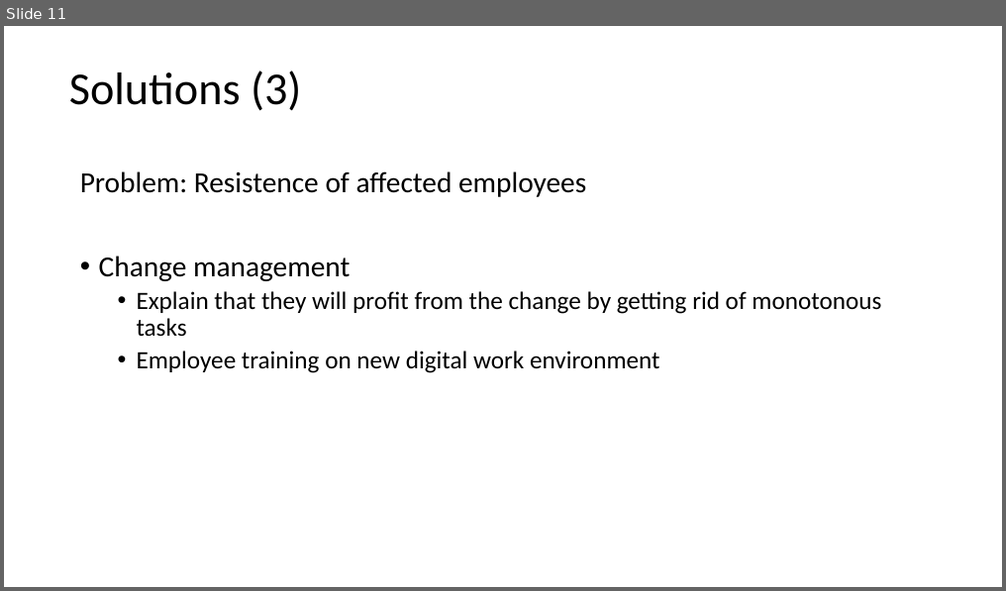
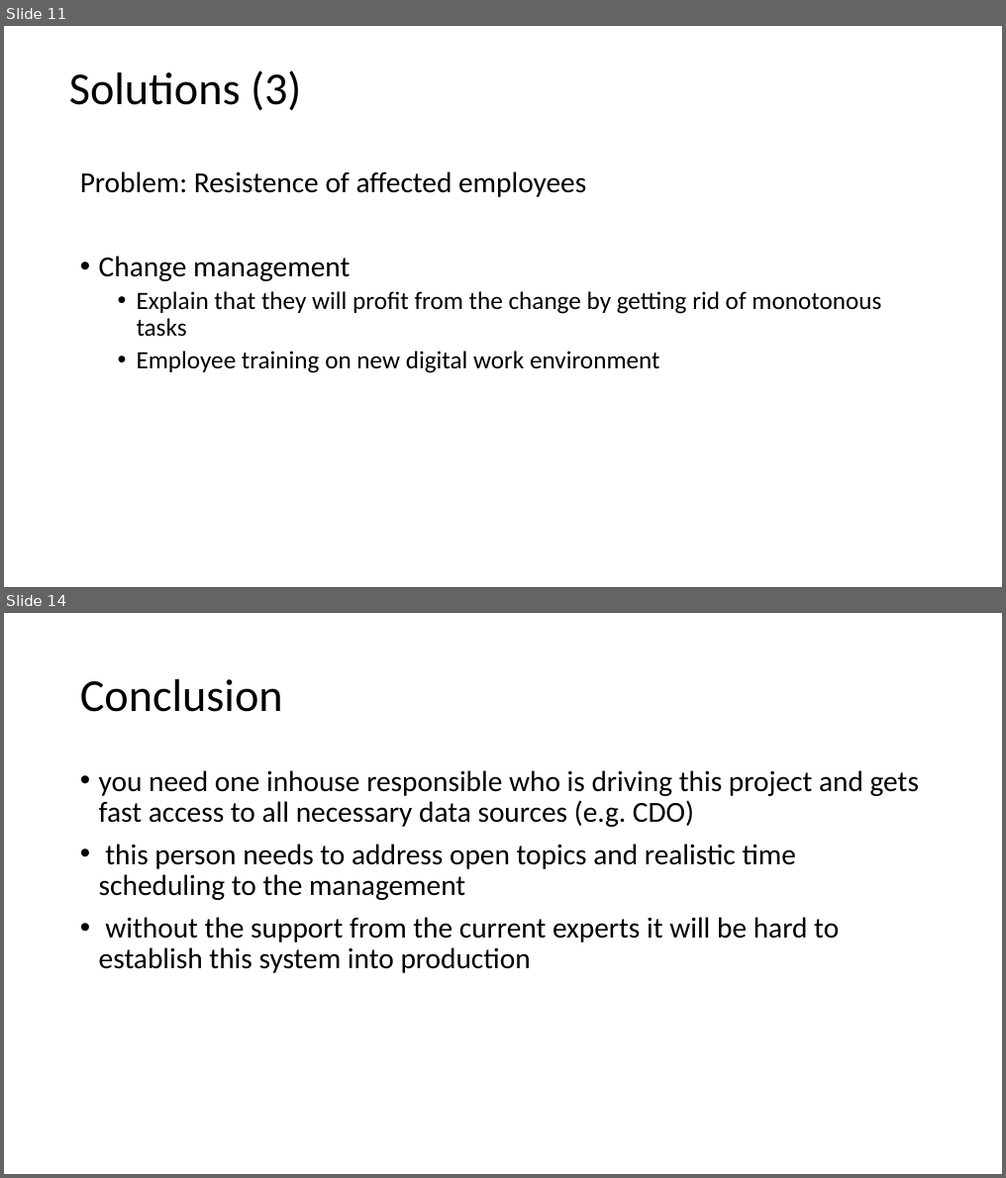
Before and after one commit to AndreasNeuhierl/InnoMgmt, a slide deck: desandere.pptx. Shown one above the other, each under a label of ours: slide 11 before the commit, slides 11 and 14 after it; the slides between them are not shown. The pictures are 1006x591 and 1006x1178 pixels, drawn with LibreOffice and Linux fonts; fonts in the diff are those of the drawing. Boxes give left, top, right and bottom in pixels: in the first picture for what was removed or moved away, otherwise in the second. Text is boxed around its words. In the diff, an @@ line names an element or a change of style, - is before the commit and + after.

Commit message:
conclusion included

```diff
--- a/desandere.pptx
+++ b/desandere.pptx
@@ slide 14 added at (4, 613, 1002, 1174), background #FFFFFF @@
@@ title added at (80, 679, 283, 712), 44 pt, text #000000 @@
+Conclusion
@@ text added at (99, 770, 919, 973), 28 pt, text #000000 @@
+• you need one inhouse responsible who is driving this project and gets fast access to all necessary data sources (e.g. CDO)
+• this person needs to address open topics and realistic time scheduling to the management
+• without the support from the current experts it will be hard to establish this system into production
```
Also in this commit, not shown: 3 slides changed, 1 other slide added.
